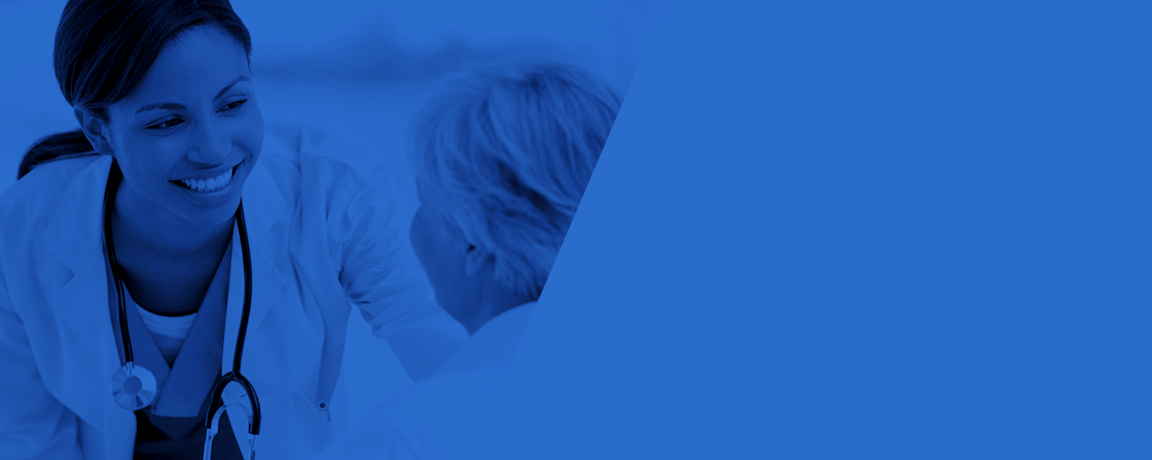
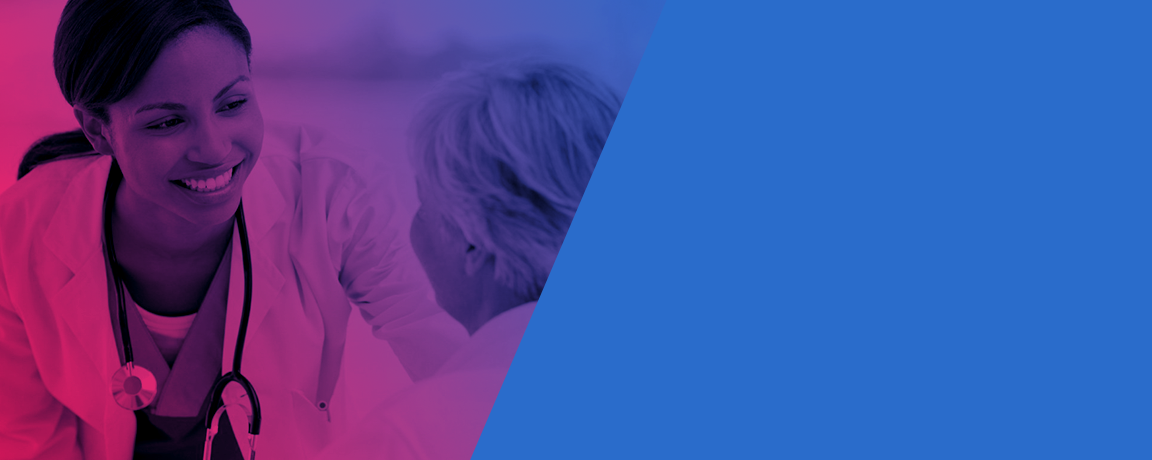
Layers edited between the first and the second 1152×460 image:
renamed "Rectangle 3" to "izquiuerda", painted on it over [0,0,667,460]
